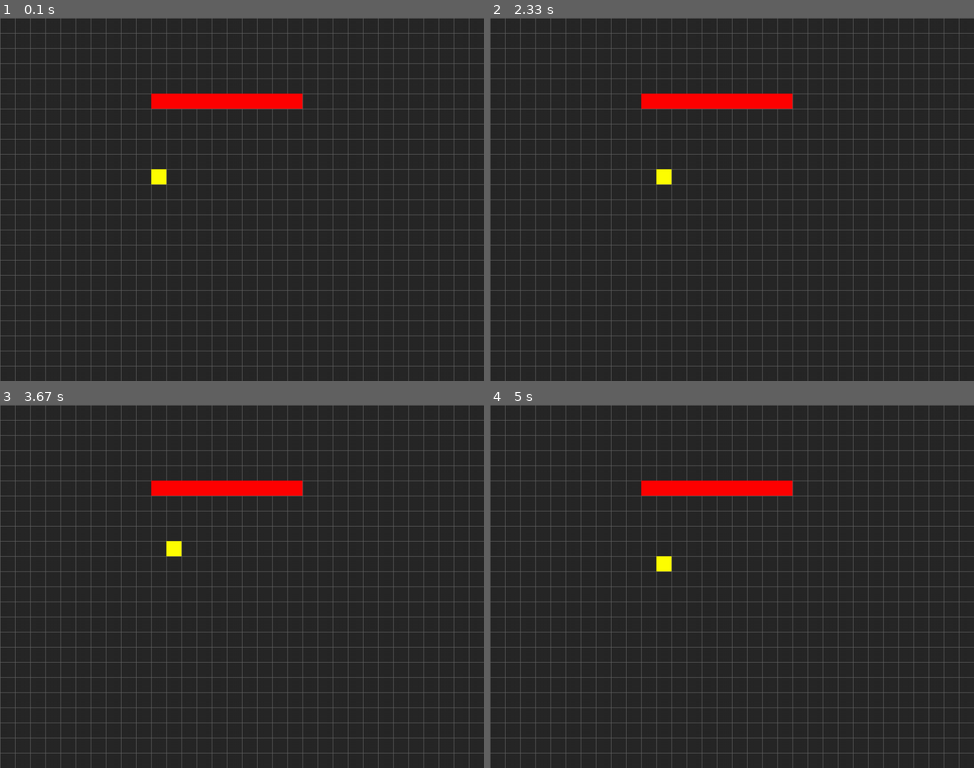
Above: before the commit, frames 1-4 (two rows, left to right).
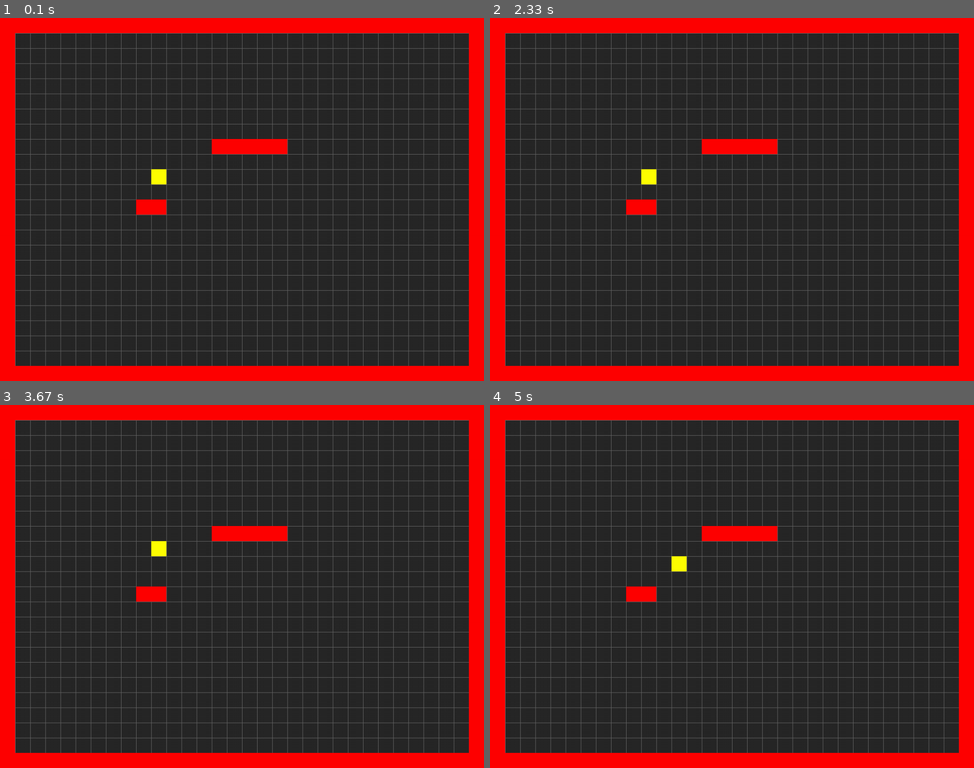
Above: after the commit, the same moments.

Repository: mstephens15/Python_Games
Game: pygame game, started from Dudley_A/main.py
Same seed, same stepped clock (60 frames per second), same inputs: the game is played once before the commit and once after it.
Inputs:
- Up to frame 1 (0.1 s): no input
- Up to frame 2 (2.33 s): hold Right 0.33-0.8 s; hold Up 0.83-1.13 s; hold Right 1.17-1.63 s; hold Left 1.67-2.2 s; hold Down from 2.23 s (still down)
- Up to frame 3 (3.67 s): release Down at 2.53 s; hold Left 2.57-2.97 s; hold Up 3-3.37 s; hold Right from 3.4 s (still down)
- Up to frame 4 (5 s): release Right at 4.03 s; hold Down 4.07-4.43 s; hold Left 4.47-4.93 s; hold Right from 4.97 s (still down)

The runs differ from the first frame. In frame 1, 17% of the frame differs, in the area x 0-100%, y 0-100%; in frame 2, 17%; in frame 3, 17%; in frame 4, 17%.

Commit message:
Added map.txt file to build an easier wall placement system

Diff:
--- a/Dudley_A/main.py
+++ b/Dudley_A/main.py
@@ -1,6 +1,7 @@
 from sprite import *
 from grid import *
 import sys
+from os import path
 
 
 class Game:
@@ -9,6 +10,7 @@
         self.screen = pg.display.set_mode((WIDTH, HEIGHT))
         self.load_data()
         self.clock = pg.time.Clock()
+        pg.key.set_repeat(500, 100)   #
 
         # Title and Icon
         pg.display.set_caption("Dudley 1.0")
@@ -16,15 +18,21 @@
         pg.display.set_icon(icon)
 
     def load_data(self):
-        pass
+        game_folder = path.dirname(__file__)
+        self.map_data = []
+        with open(path.join(game_folder, 'map.txt'), 'rt') as f:
+            for line in f:
+                self.map_data.append(line)
 
     def new(self):
         # initialize all variables and do all the setup for a new game
-        self.all_sprites = pg.sprite.Group()
-        self.walls = pg.sprite.Group()
+        self.all_sprites = pg.sprite.Group()  # creating the sprites group
+        self.walls = pg.sprite.Group()        # creating the walls group
         self.player = Player(self, 10, 10)
-        for x in range(10, 20):
-            Wall(self, x, 5)
+        for row, tiles in enumerate(self.map_data):  # Enumerate gets item and index number
+            for col, tile in enumerate(tiles):
+                if tile == '1':
+                    Wall(self, col, row)
 
     def run(self):
         # game loop - set self.playing = False to end the game
--- /dev/null
+++ b/Dudley_A/map.txt
@@ -0,0 +1,24 @@
+11111111111111111111111111111111
+1..............................1
+1..............................1
+1..............................1
+1..............................1
+1..............................1
+1..............................1
+1..............................1
+1.............11111............1
+1..............................1
+1..............................1
+1..............................1
+1........11....................1
+1..............................1
+1..............................1
+1..............................1
+1..............................1
+1..............................1
+1..............................1
+1..............................1
+1..............................1
+1..............................1
+1..............................1
+11111111111111111111111111111111
--- a/Dudley_A/sprite.py
+++ b/Dudley_A/sprite.py
@@ -1,14 +1,15 @@
 import pygame as pg
 from grid import *
+
 
 class Player(pg.sprite.Sprite):
     def __init__(self, game, x, y):
         self.groups = game.all_sprites
-        pg.sprite.Sprite.__init__(self, self.groups)
+        pg.sprite.Sprite.__init__(self, self.groups)  # required
         self.game = game
         self.image = pg.Surface((TILESIZE, TILESIZE))
         self.image.fill(yellow)
-        self.rect = self.image.get_rect()
+        self.rect = self.image.get_rect()      # required
         self.x = x                             # keeping track of where the sprite is
         self.y = y                             # keeping track of where the sprite is
 
@@ -16,8 +17,15 @@
     # right or left
 
     def move(self, dx=0, dy=0):
-        self.x += dx
-        self.y += dy
+        if not self.collide_with_walls(dx, dy):
+            self.x += dx
+            self.y += dy
+
+    def collide_with_walls(self, dx=0, dy=0):
+        for wall in self.game.walls:
+            if wall.x == self.x + dx and wall.y == self.y + dy:
+                return True
+        return False
 
     def update(self):
         self.rect.x = self.x * TILESIZE       # Finds location by pixel; i.e., 10 * 32 goes to 320 as top left hand corner
@@ -26,7 +34,7 @@
 class Wall(pg.sprite.Sprite):
     def __init__(self, game, x, y):
         self.groups = game.all_sprites, game.walls
-        pg.sprite.Sprite.__init__(self, self.groups)
+        pg.sprite.Sprite.__init__(self, self.groups)  # simply required for it to function
         self.game = game
         self.image = pg.Surface((TILESIZE, TILESIZE))
         self.image.fill(red)
